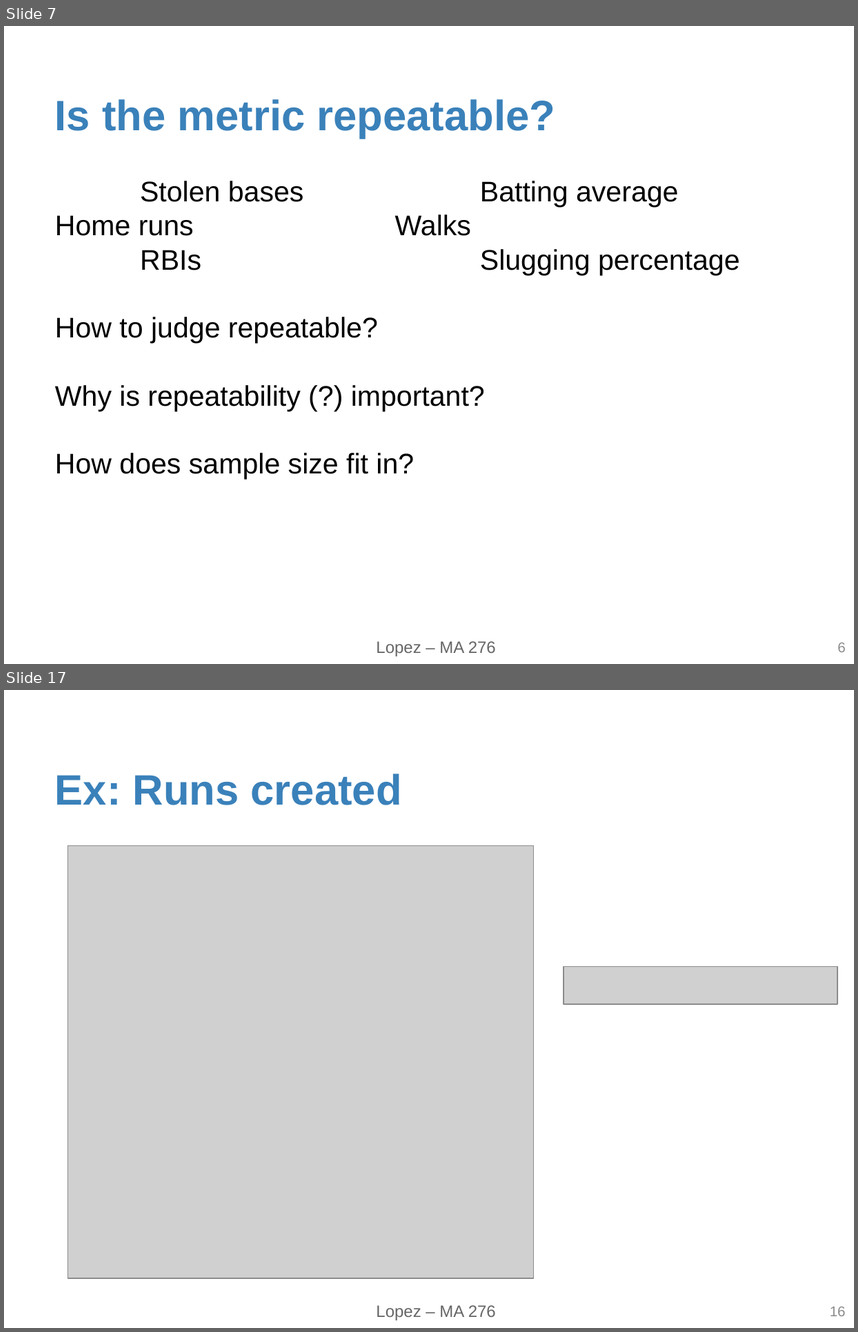
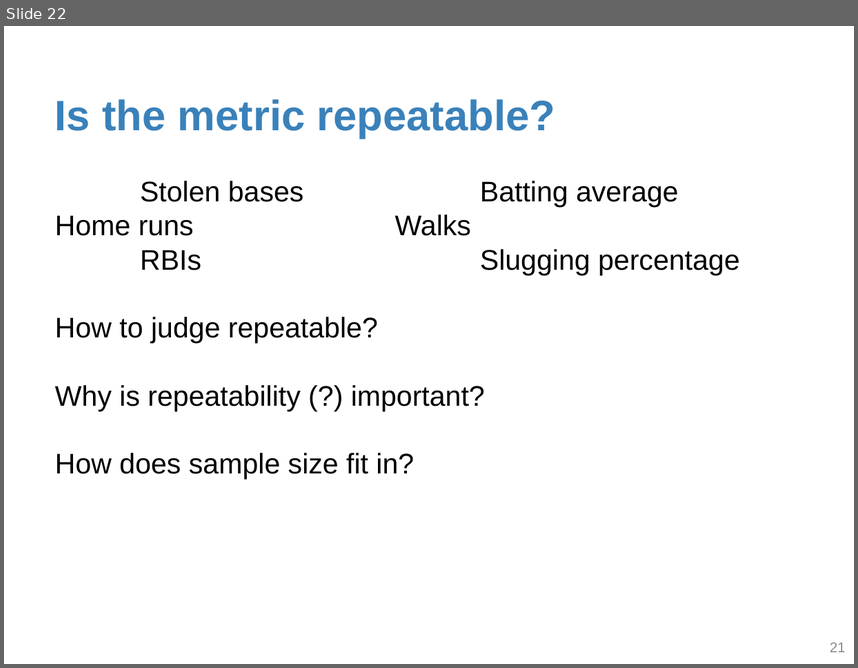
Before and after one commit to statsbylopez/FYE_18, a slide deck: Notes/lecture2.pptx. Shown one above the other, each under a label of ours: slides 7 and 17 before the commit, slide 22 after it; the slides between them are not shown. The pictures are 858x1332 and 858x668 pixels, drawn with LibreOffice and Linux fonts; fonts in the diff are those of the drawing; grey boxes stand for pictures. Boxes give left, top, right and bottom in pixels: in the first picture for what was removed or moved away, otherwise in the second. Text is boxed around its words. In the diff, an @@ line names an element or a change of style, - is before the commit and + after.

```diff
--- a/Notes/lecture2.pptx
+++ b/Notes/lecture2.pptx
@@ slide 17 removed at (4, 690, 854, 1328), background #FFFFFF; not listed: 1 template element that a slide beside it also shows @@
@@ title removed at (55, 773, 402, 805) @@
-Ex: Runs created
@@ picture removed at (67, 845, 534, 1277) @@
@@ picture removed at (564, 966, 837, 1004) @@
@@ page number removed at (830, 1306, 846, 1316) @@
-16
@@ what was slide 7 is now slide 22 @@
@@ slide 22 changed as well @@
@@ text removed at (376, 641, 496, 656) @@
-Lopez – MA 276
@@ page number at (830, 642, 846, 652): text changed @@
-6
+21
```
Also in this commit, not shown: 6 other slides changed, 17 slides added, 17 other slides removed.
